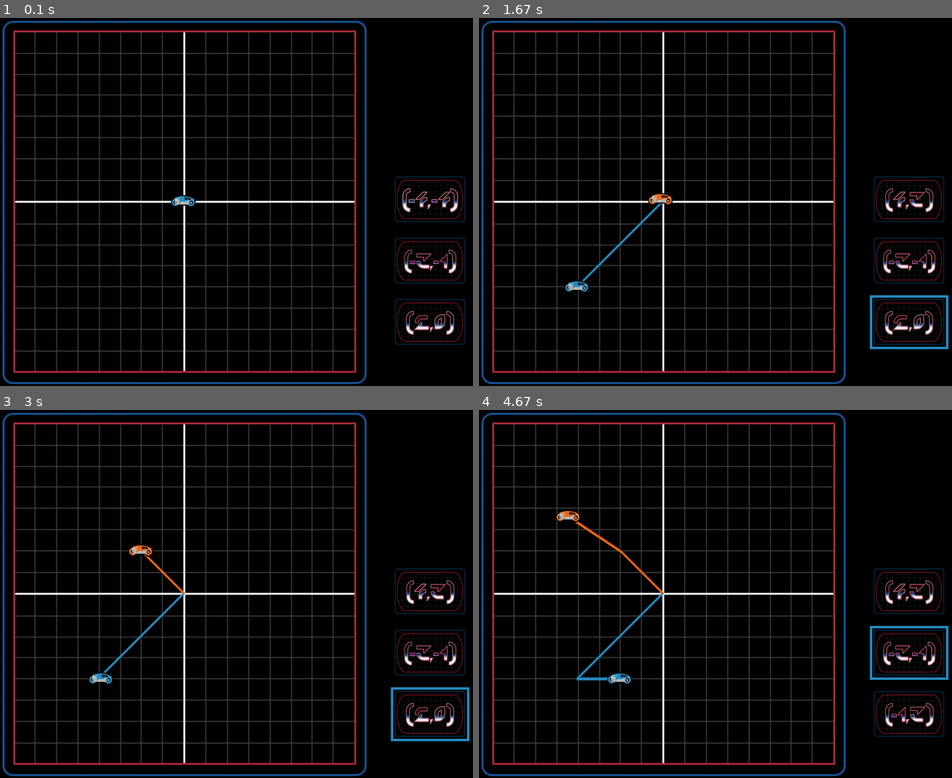
Above: before the commit, frames 1-4 (two rows, left to right).
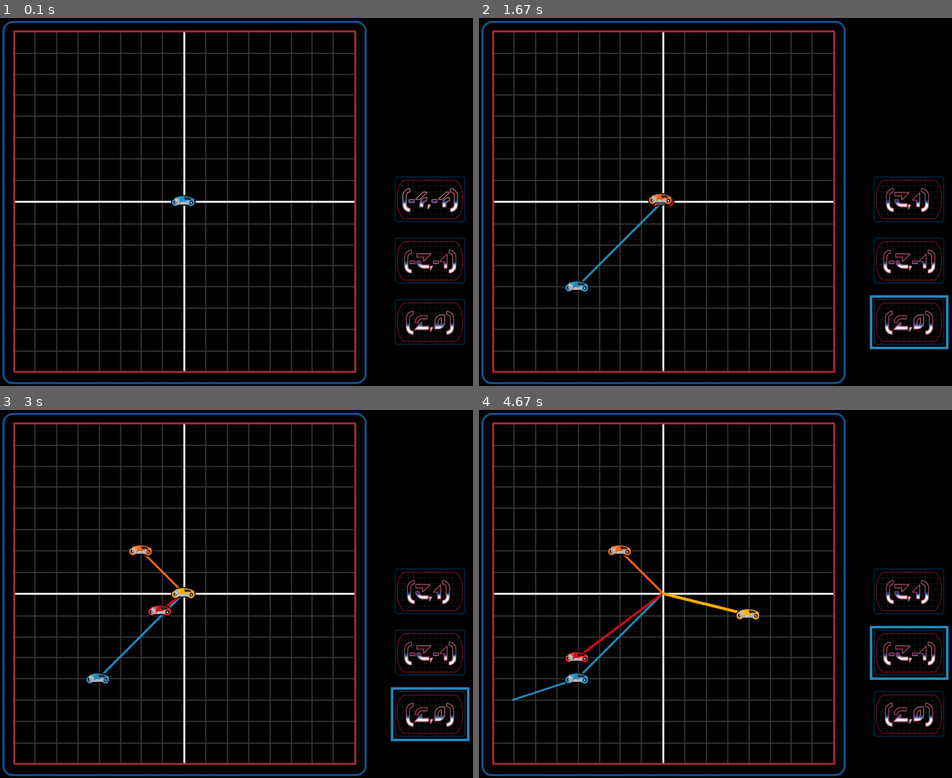
Above: after the commit, the same moments.

Repository: henzofcm/Vectrun_pygame
Game: pygame game, started from main.py
Same seed, same stepped clock (60 frames per second), same inputs: the game is played once before the commit and once after it.
Inputs (mouse positions are in pixels of both pictures, inside the frame that each line leads up to):
- Up to frame 1 (0.1 s): no input
- Up to frame 2 (1.67 s): click (881, 190) at 0.38 s; click (724, 224) at 0.72 s; click (904, 330) at 1.55 s
- Up to frame 3 (3 s): click (255, 468) at 1.88 s; click (430, 733) at 2.72 s
- Up to frame 4 (4.67 s): click (654, 516) at 3.05 s; click (895, 689) at 3.38 s; click (876, 586) at 3.72 s; click (829, 527) at 4.05 s; click (909, 652) at 4.38 s

The runs differ from the first frame. In frame 1, less than 0.1% of the frame differs, in the area x 38-40%, y 50-52%; in frame 2, 0.4%; in frame 3, 0.7%; in frame 4, 1.8%, in the area x 7-97%, y 27-87%.

Commit message:
Made a @Singleton to Player() and wrapped it

Diff:
--- a/main.py
+++ b/main.py
@@ -21,12 +21,12 @@
 fps_clock = pygame.time.Clock()
 
 # Grid_Game já cria todos objetos internamente (jogador, bots, cartas)
-current_menu = game.Grid_Game(TEXTURE_PATH + "grid.png", (0, 0), (GRID_X, GRID_Y), 1)
+current_menu = game.Grid_Game(TEXTURE_PATH + "grid.png", (0, 0), (GRID_X, GRID_Y), 3)
 
 # Loop do jogo
 while True:
     # Se o jogador trocar de menu, current_menu muda de acordo
-    if current_menu.update(screen):
+    if current_menu.update():
         if current_menu.next_menu == "start":
             current_menu = menu.Start_Menu()
         elif current_menu.next_menu == "config":
--- a/src/game.py
+++ b/src/game.py
@@ -23,7 +23,6 @@
 
         # Cria o jogador
         self._player = Player(1, (GRID_X / 2 - 2, GRID_Y / 2 - 2), (RIDER_X, RIDER_Y), self._deck)
-        self._player = pygame.sprite.GroupSingle(self._player)
 
         # Cria os bots
         __bot_list = []
@@ -34,9 +33,9 @@
         self._bots = pygame.sprite.OrderedUpdates(__bot_list[::-1])
 
         # Grupo com todos personagens animados (bots e player)
-        self._all_riders = pygame.sprite.Group((self._player.sprite), self._bots.sprites()[::-1])
+        self._all_riders = pygame.sprite.Group((self._player.sprite()), self._bots.sprites()[::-1])
 
-    def update(self, screen):
+    def update(self):
         # Eventos principais deste menu
         for event in pygame.event.get():
             if event.type == pygame.QUIT:
@@ -68,9 +67,9 @@
             rider.line = pygame.draw.lines(screen, rider._color, False, rider._path + [rider.rect.center], width=6)
 
         # Desenha o contorno e as cartas
-        if self._player.sprite:
+        if self._player:
             self.choice_preview(screen)
-            self._player.sprite._hand.draw(screen)
+            self._player._hand.draw(screen)
 
         # Faz blit no jogador e nos bots
         self._bots.draw(screen)
@@ -78,7 +77,7 @@
 
     def choice_preview(self, screen):
         # Verifica se o mouse está em cima da carta
-        for card in self._player.sprite._hand.sprites():
+        for card in self._player._hand.sprites():
             if card.update():
                 # Desenha o contorno
                 self.__preview_selected_card(card, screen)
@@ -99,11 +98,11 @@
 
     def __preview_selected_path(self, card, screen):
         # Pega o ponto inicial e final da reta
-        start = self._player.sprite._path[-1]
+        start = self._player._path[-1]
         end = (start[0] + card.value[0] * DISTANCE, start[1] - card.value[1] * DISTANCE)
 
         # Desenha a linha
-        pygame.draw.line(screen, self._player.sprite._color, start, end, width = 4)
+        pygame.draw.line(screen, self._player._color, start, end, width = 4)
 
     def __validate_click(self):
         # Verifica em qual carta clicou
@@ -116,7 +115,7 @@
 
     def __card_clicked(self):
         # Se o jogador clicar na carta, _clicked = True
-        for card in self._player.sprite._hand.sprites():
+        for card in self._player._hand.sprites():
             if card.update():
                 return card
 
--- a/src/rider.py
+++ b/src/rider.py
@@ -127,12 +127,36 @@
         self.__player_target = self._path[-1]
         self.__player_target = (card.value[0] * DISTANCE + self.__player_target[0], -card.value[1] * DISTANCE + self.__player_target[1])
 
-class Player(Rider):
-    def __init___(self, number, x_y, scale_size):
-        super().__init__(number, x_y, scale_size)
-
-        # Cria um grupo para as cartas, que serão desenhadas no grid_game
-        self._hand = pygame.sprite.Group(self._hand)
+@utilities.Singleton
+class Player():
+    def __init__(self, number, x_y, scale_size, deck):
+        # Cria um grupo com as cartas do jogador
+        self.__wrapper = Rider(number, x_y, scale_size, deck)
+        self.__wrapper._hand = pygame.sprite.Group(self.__wrapper._hand)
+
+        # Cria um envoltório entorno de um Rider
+        self.__wrapper = pygame.sprite.GroupSingle(self.__wrapper)
+
+    def __getattr__(self, attrvalue):
+        # Pega o atributo do sprite e não do grupo
+        return getattr(self.__wrapper.sprite, attrvalue)
+
+    def __bool__(self):
+        # Retorna o booleano do SingleGroup
+        return bool(self.__wrapper)
+
+    def sprite(self):
+        # Retorna o sprite do SingleGroup
+        return self.__wrapper.sprite
+
+    def update(self):
+        # Atualiza o SingleGroup
+        return self.__wrapper.update()
+
+    def draw(self, screen):
+        # Desenha o SingleGroup
+        return self.__wrapper.draw(screen)
+
 
 class Bot(Rider):
     def __init___(self, number, x_y, scale_size):
--- a/src/utilities.py
+++ b/src/utilities.py
@@ -39,3 +39,17 @@
 def check_riders_collision(group_1, group_2):
     # Mata ambos sprites se colidirem
     pygame.sprite.groupcollide(group_1, group_2, True, True)
+
+class Singleton():
+    def __init__(self, cls):
+        # Salva a classe original
+        self.aClass = cls
+        self.instance = None
+
+    def __call__(self, *args, **kwargs):
+        # Usa o mesmo objeto em todas chamadas
+        print(*args, **kwargs)
+        if self.instance is None:
+            self.instance = self.aClass(*args, **kwargs)
+
+        return self.instance
